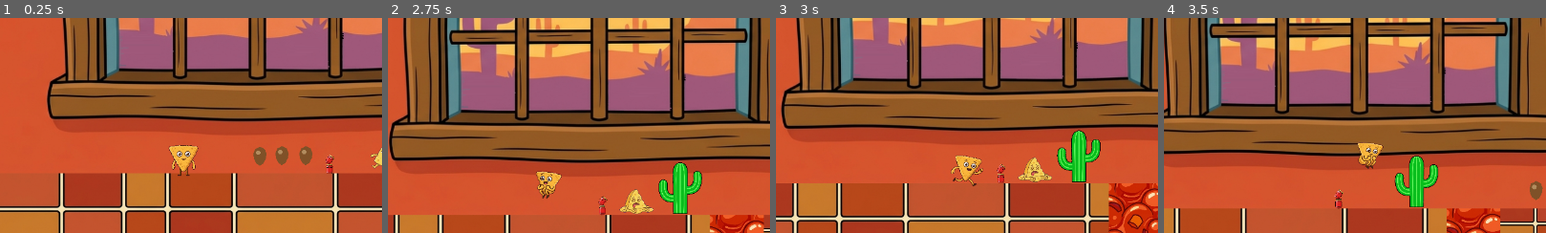
Above: before the commit, frames 1-4 (left to right).
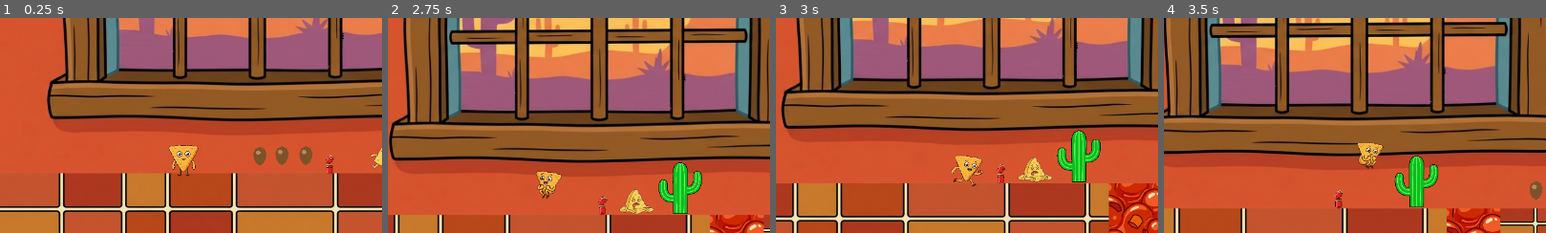
Above: after the commit, the same moments.

Repository: polkfarody/cornchipday
Game: Godot game, scene res://scenes/Level1.tscn
Same seed, same stepped clock (60 frames per second), same inputs: the game is played once before the commit and once after it.
Inputs:
- Up to frame 1 (0.25 s): no input
- Up to frame 2 (2.75 s): tap Enter (ui_accept) at 0.5, 0.77, 1.52 s; hold Right (ui_right) 0.53-2.03 s; hold Left (ui_left) from 2.03 s (still down)
- Up to frame 3 (3 s): release Left (ui_left) at 2.78 s; hold Right (ui_right) from 2.78 s (still down)
- Up to frame 4 (3.5 s): keep holding Right (ui_right); tap Enter (ui_accept) at 3.02 s
The pictures show only the part of the screen within x 14-64%, y 50-100%; the shares and areas given below are measured in that part.

Frames 1-2 are identical in both runs. In frame 3, 0.3% of the frame differs, in the area x 46-55%, y 64-79%; in frame 4, nothing differs.

Commit message:
Wire already-generated Cornchip run and Wrap idle frames for more animation variety

Diff:
--- a/scenes/Player.tscn
+++ b/scenes/Player.tscn
@@ -7,6 +7,7 @@
 [ext_resource type="Texture2D" uid="uid://dexeknrxj4esm" path="res://Assets/generated/characters/cornchip/cornchip_frame5.png" id="tex_jump1"]
 [ext_resource type="Texture2D" uid="uid://dbltojdnjjjxu" path="res://Assets/generated/characters/cornchip/cornchip_frame6.png" id="tex_jump2"]
 [ext_resource type="Texture2D" uid="uid://bscwwyaufk4rv" path="res://Assets/generated/characters/cornchip/cornchip_frame3.png" id="tex_run1"]
+[ext_resource type="Texture2D" path="res://Assets/generated/characters/cornchip/cornchip_frame4.png" id="tex_run2"]
 [ext_resource type="Texture2D" path="res://Assets/generated/characters/cornchip/cornchip_frame8.png" id="tex_celebrate"]
 
 [sub_resource type="RectangleShape2D" id="RectangleShape2D_body"]
@@ -55,10 +56,13 @@
 "frames": [{
 "duration": 1.0,
 "texture": ExtResource("tex_run1")
+}, {
+"duration": 1.0,
+"texture": ExtResource("tex_run2")
 }],
 "loop": 1,
 "name": &"run",
-"speed": 5.0
+"speed": 8.0
 }]
 
 [node name="Player" type="CharacterBody2D" unique_id=687729441 groups=["player"]]
--- a/scenes/WrapBoss.tscn
+++ b/scenes/WrapBoss.tscn
@@ -1,8 +1,10 @@
-[gd_scene load_steps=6 format=3]
+[gd_scene load_steps=8 format=3]
 
 [ext_resource type="Script" path="res://scripts/wrap.gd" id="1_wrap"]
 [ext_resource type="Texture2D" path="res://Assets/generated/characters/wrap/wrap_frame1.png" id="tex_idle1"]
 [ext_resource type="Texture2D" path="res://Assets/generated/characters/wrap/wrap_frame2.png" id="tex_idle2"]
+[ext_resource type="Texture2D" path="res://Assets/generated/characters/wrap/wrap_frame3.png" id="tex_idle3"]
+[ext_resource type="Texture2D" path="res://Assets/generated/characters/wrap/wrap_frame4.png" id="tex_idle4"]
 [ext_resource type="Texture2D" path="res://Assets/generated/characters/wrap/wrap_frame8.png" id="tex_celebrate"]
 
 [sub_resource type="RectangleShape2D" id="RectangleShape2D_touch"]
@@ -16,10 +18,16 @@
 }, {
 "duration": 1.0,
 "texture": ExtResource("tex_idle2")
+}, {
+"duration": 1.0,
+"texture": ExtResource("tex_idle3")
+}, {
+"duration": 1.0,
+"texture": ExtResource("tex_idle4")
 }],
 "loop": true,
 "name": &"idle",
-"speed": 2.0
+"speed": 1.5
 }, {
 "frames": [{
 "duration": 1.0,
Not shown, changed: feature.md
